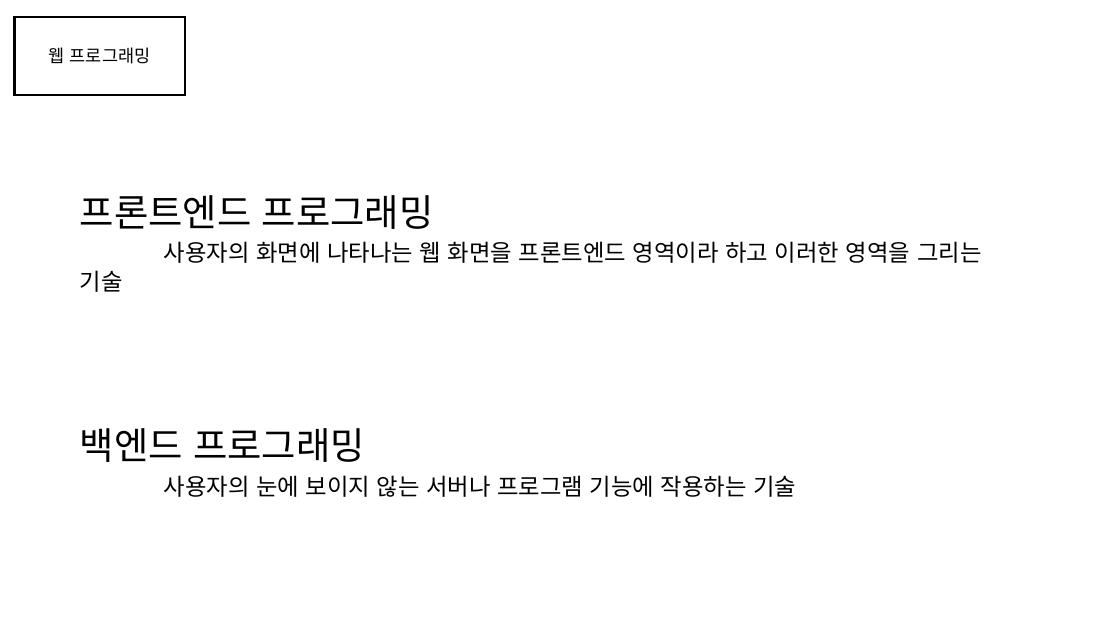
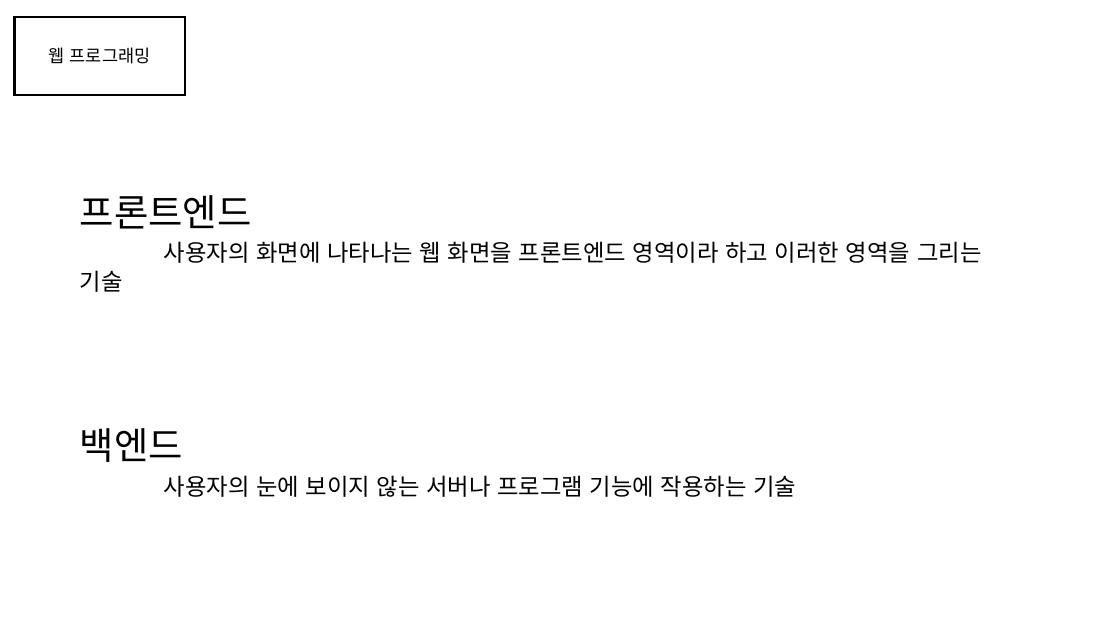
Before and after one commit to gunwoongPark/Seminar, a slide deck: slide 4 of 2020_11_11/세미나1.pptx. Drawn at 1120x630 pixels with LibreOffice and Linux fonts; fonts in the diff are those of the drawing. Boxes give left, top, right and bottom in pixels: in the first picture for what was removed or moved away, otherwise in the second. Text is boxed around its words. In the diff, an @@ line names an element or a change of style, - is before the commit and + after.

```diff
--- a/2020_11_11/세미나1.pptx
+++ b/2020_11_11/세미나1.pptx
@@ text at [80, 195, 252, 229]: text changed @@
-프론트엔드 프로그래밍
+프론트엔드
@@ text at [80, 428, 183, 462]: text changed @@
-백엔드 프로그래밍
+백엔드
```
Also in this commit, not shown: 1 other slide changed, 5 slides added, 3 slides removed, 1 other file.
